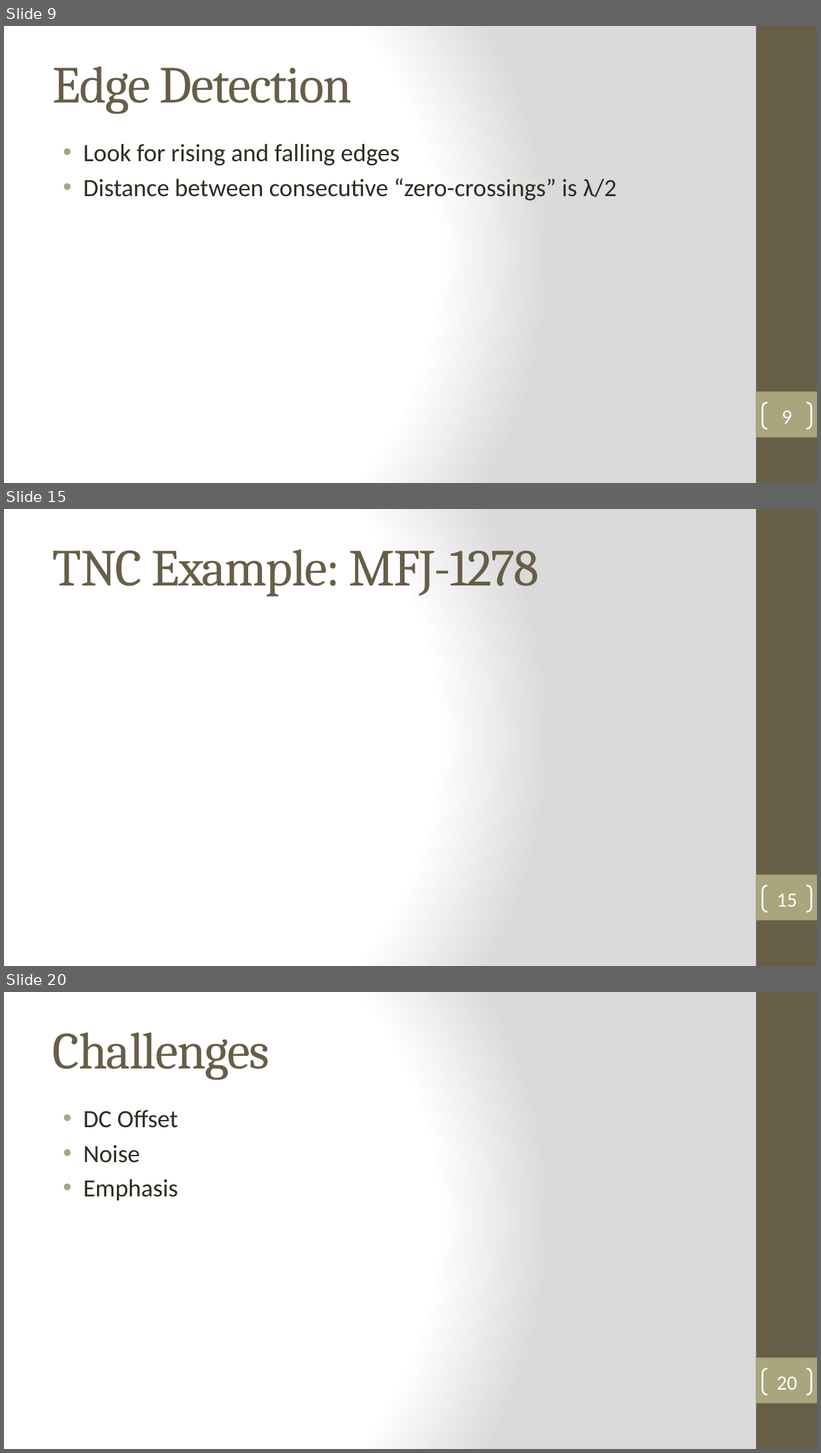
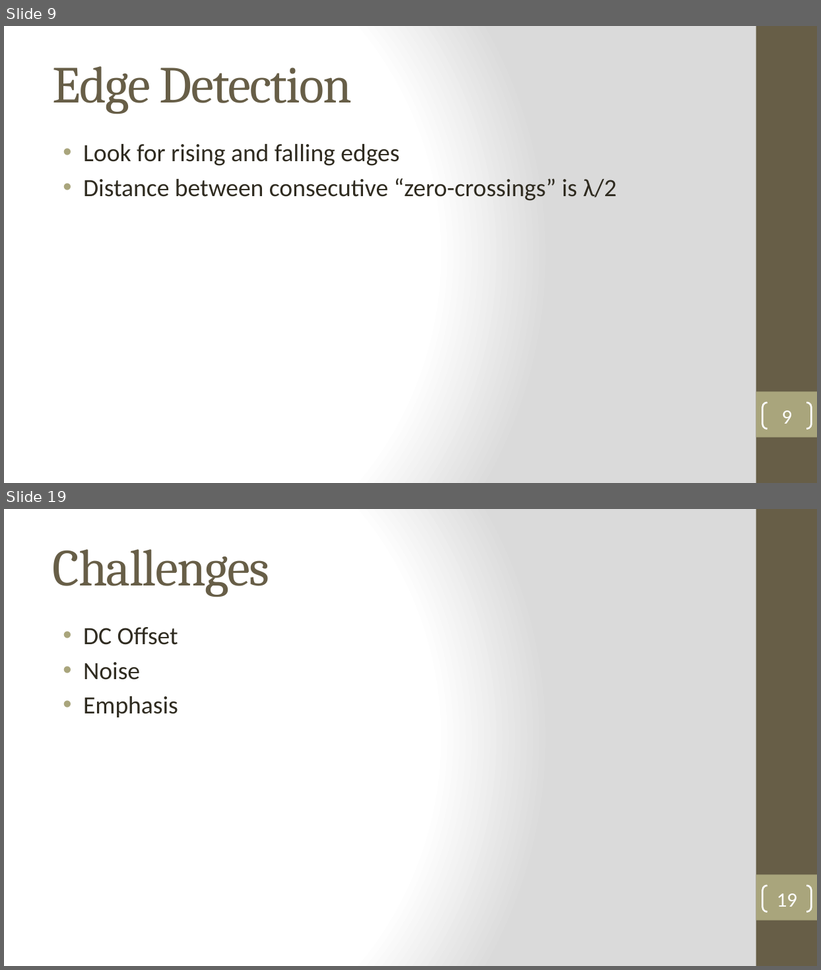
Before and after one commit to robbieford/RRXThesis, a slide deck: Thesis Defense.pptx. Shown one above the other, each under a label of ours: slides 9, 15 and 20 before the commit, slides 9 and 19 after it; the slides between them are not shown. The pictures are 821x1453 and 821x970 pixels, drawn with LibreOffice and Linux fonts; fonts in the diff are those of the drawing. Boxes give left, top, right and bottom in pixels: in the first picture for what was removed or moved away, otherwise in the second. Text is boxed around its words. In the diff, an @@ line names an element or a change of style, - is before the commit and + after.

```diff
--- a/Thesis Defense.pptx
+++ b/Thesis Defense.pptx
@@ slide 15 removed at [4,509,817,966], background gradient #FFFFFF to #DADADA; not listed: 2 template elements that a slide beside it also shows @@
@@ title removed at [53,549,539,597] @@
-TNC Example: MFJ-1278
@@ page number removed at [762,885,811,912] @@
-15
@@ what was slide 20 is now slide 19 @@
@@ page number at [777,894,797,907]: text changed @@
-20
+19
```
Also in this commit, not shown: 12 slides changed, 1 slide added, 1 other slide removed, 2 other files.
